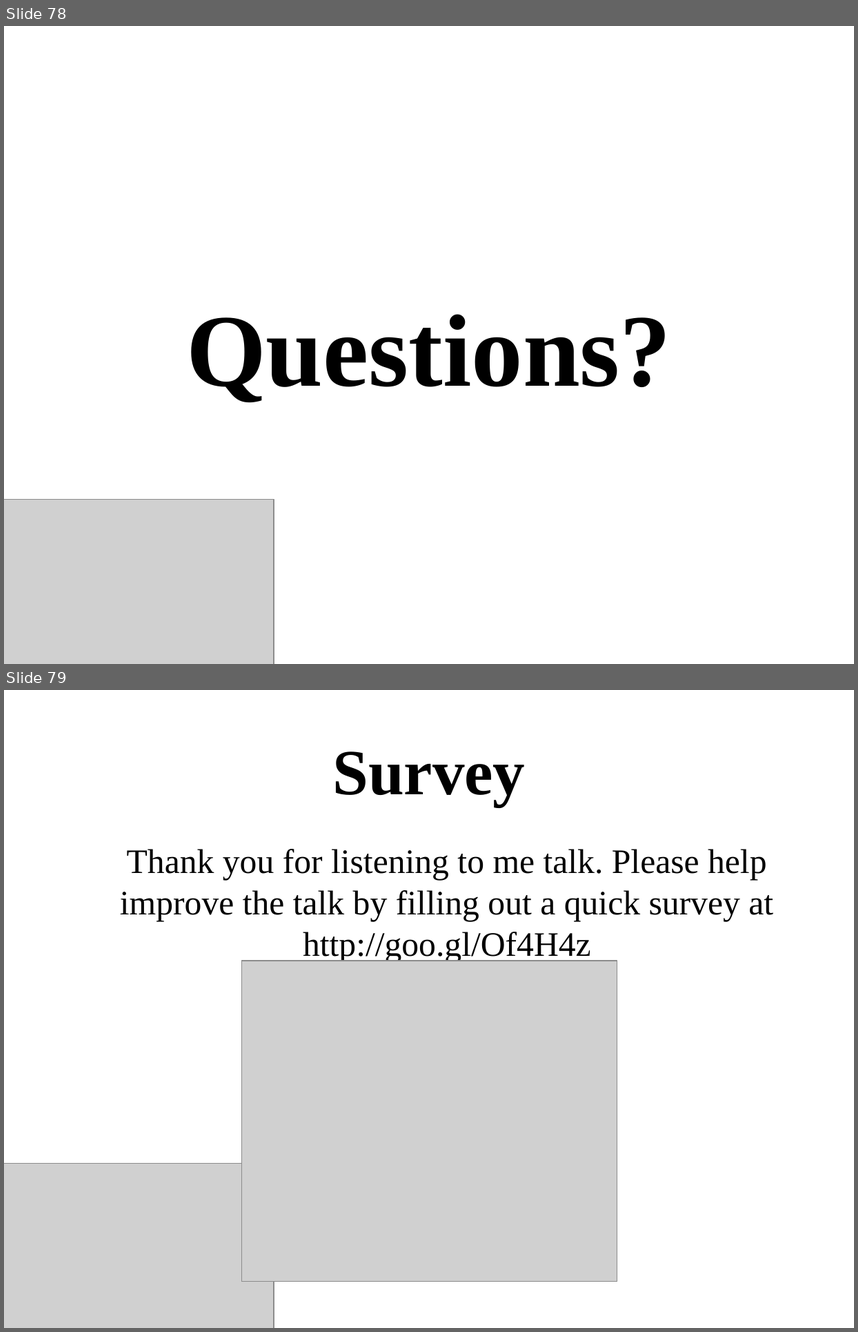
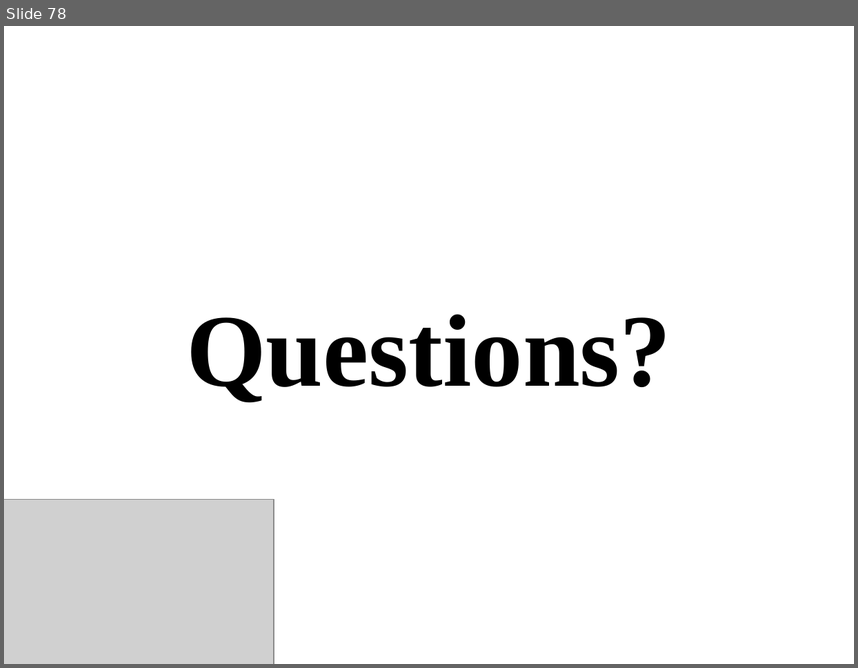
Before and after one commit to dpquigl/demystifying-selinux, a slide deck: demystifying-selinux-part2/demystifying_selinux_part2.odp. Shown one above the other, each under a label of ours: slides 78 and 79 before the commit, slide 78 after it. The pictures are 858x1332 and 858x668 pixels, drawn with LibreOffice and Linux fonts; fonts in the diff are those of the drawing; grey boxes stand for pictures. Boxes give left, top, right and bottom in pixels: in the first picture for what was removed or moved away, otherwise in the second. Text is boxed around its words. In the diff, an @@ line names an element or a change of style, - is before the commit and + after.

```diff
--- a/demystifying-selinux-part2/demystifying_selinux_part2.odp
+++ b/demystifying-selinux-part2/demystifying_selinux_part2.odp
@@ slide 79 removed at <box>4,690,854,1328</box>, background #FFFFFF @@
@@ title removed at <box>332,751,525,806</box> @@
-Survey
@@ text removed at <box>120,849,773,963</box> @@
-Thank you for listening to me talk. Please help improve the talk by filling out a quick survey at http://goo.gl/Of4H4z
@@ picture removed at <box>241,960,617,1281</box> @@
@@ picture removed at <box>4,1163,274,1328</box> @@
```
Also in this commit, not shown: 7 slides changed, 2 other files.
